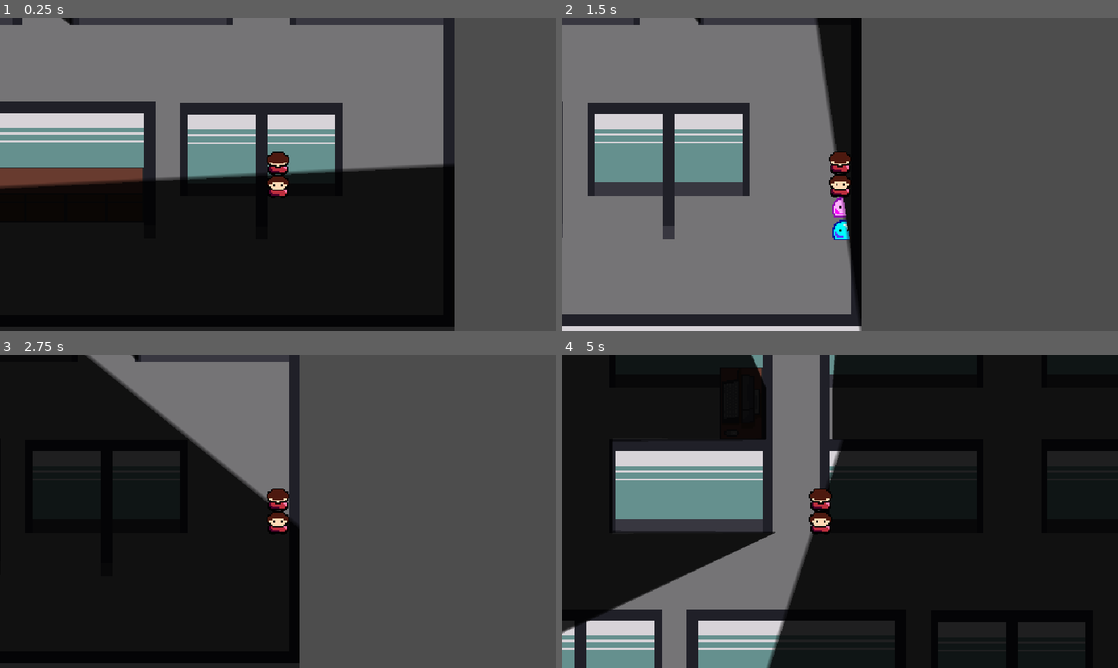
Above: before the commit, frames 1-4 (two rows, left to right).
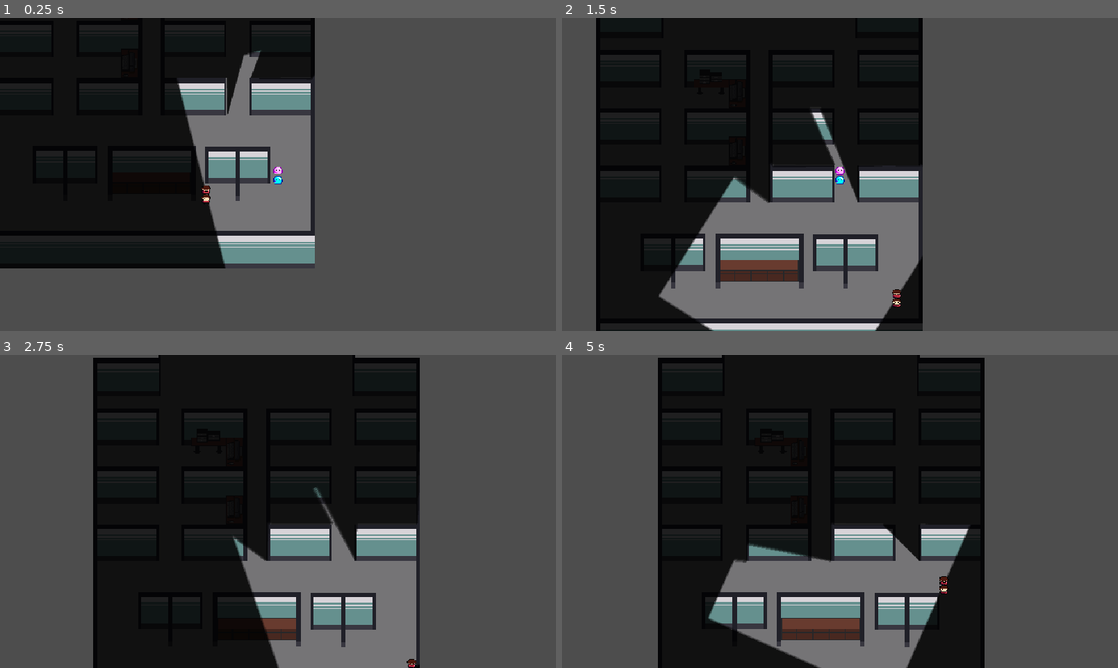
Above: after the commit, the same moments.

Repository: ygda-org/brackeys-26.2
Game: Godot game, scene res://main/main.tscn
Same seed, same stepped clock (60 frames per second), same inputs: the game is played once before the commit and once after it. Sound files missing from this copy of the repository are replaced by a short silence.
Inputs (mouse positions are in pixels of both pictures, inside the frame that each line leads up to):
- Up to frame 1 (0.25 s): no input
- Up to frame 2 (1.5 s): move the mouse to (962, 158) at 0.52 s; hold D (right) 0.53-1.28 s; click (962, 158) at 0.6 s; move the mouse to (728, 190) at 1.27 s; hold S (down) from 1.28 s (still down); click (728, 190) at 1.35 s
- Up to frame 3 (2.75 s): move the mouse to (333, 442) at 2.02 s; release S (down) at 2.03 s; hold D (right) from 2.03 s (still down); click (333, 442) at 2.1 s
- Up to frame 4 (5 s): move the mouse to (812, 574) at 2.77 s; release D (right) at 2.78 s; hold W (up) 2.78-3.53 s; click (812, 574) at 2.85 s; move the mouse to (1006, 558) at 3.52 s; hold A (left) from 3.53 s (still down); click (1006, 558) at 3.6 s; move the mouse to (673, 464) at 4.27 s; click (673, 464) at 4.35 s

The runs differ from the first frame. In frame 1, 68% of the frame differs, in the area x 0-82%, y 0-100%; in frame 2, 52%; in frame 3, 51%; in frame 4, 69%, in the area x 0-100%, y 0-100%.

Commit message:
first bit of nav

Diff:
--- a/employees/employee_character.gd
+++ b/employees/employee_character.gd
@@ -13,6 +13,7 @@
 
 func _ready():
 	GameState.employees_list.append(self)
+	$NavigationAgent2D.target_position = Vector2(-100,-250)
 
 func _physics_process(_delta):
 	if $NavigationAgent2D.is_navigation_finished():
--- a/level.tscn
+++ b/level.tscn
@@ -6,9 +6,6 @@
 cull_mode = 2
 polygon = PackedVector2Array(17, -419, 164, -419, 164, -521, -164, -521, -164, -419, -17, -419, -17, -355, -166, -355,  …(347 unchanged characters)…
 
-[sub_resource type="RectangleShape2D" id="RectangleShape2D_4tfgf"]
-size = Vector2(153, 64)
-
 [sub_resource type="OccluderPolygon2D" id="OccluderPolygon2D_u52ul"]
 cull_mode = 2
 polygon = PackedVector2Array(-129, -211, -16, -211, -16, 53, -129, 53, -129, -11, -23, -11, -23, -47, -129, -47, -129, -111, -23, -111, -23, -147, -129, -147)
@@ -122,7 +119,17 @@
 [sub_resource type="RectangleShape2D" id="RectangleShape2D_jj8p3"]
 size = Vector2(8, 30)
 
-[node name="Level" type="StaticBody2D" unique_id=614229357]
+[sub_resource type="RectangleShape2D" id="RectangleShape2D_4tfgf"]
+size = Vector2(153, 64)
+
+[sub_resource type="NavigationPolygon" id="NavigationPolygon_u52ul"]
+vertices = PackedVector2Array(154, -222, 263, -222, 263, 243, -267, 243, -267, -222, -158, -222, 154, -345, -158, -345)
+polygons = Array[PackedInt32Array]([PackedInt32Array(0, 1, 2, 3), PackedInt32Array(3, 4, 5), PackedInt32Array(0, 3, 5, 6), PackedInt32Array(6, 5, 7)])
+outlines = Array[PackedVector2Array]([PackedVector2Array(-168, -355, 164, -355, 164, -232, 273, -232, 273, 253, -277, 253, -277, -232, -168, -232)])
+parsed_geometry_type = 1
+parsed_collision_mask = 4294967041
+
+[node name="Level" type="Node2D" unique_id=707170212]
 z_index = -1
 
 [node name="ExteriorOccluder" type="LightOccluder2D" parent="." unique_id=1889880130]
@@ -132,156 +139,162 @@
 position = Vector2(-2, 0)
 texture = ExtResource("1_u52ul")
 
-[node name="LeftRoomBoundary" type="CollisionShape2D" parent="OfficeLayout" unique_id=1641346168]
-position = Vector2(-93, -387)
-shape = SubResource("RectangleShape2D_4tfgf")
-
-[node name="RightRoomBoundary" type="CollisionShape2D" parent="OfficeLayout" unique_id=598416931]
-position = Vector2(93.5, -387)
-shape = SubResource("RectangleShape2D_4tfgf")
-
 [node name="CenterLeftOccluder" type="LightOccluder2D" parent="." unique_id=1345590477]
 occluder = SubResource("OccluderPolygon2D_u52ul")
 
 [node name="CenterRightOccluder" type="LightOccluder2D" parent="." unique_id=503856065]
 occluder = SubResource("OccluderPolygon2D_oi3di")
 
-[node name="LeftBoundary1" type="CollisionShape2D" parent="." unique_id=1289879644]
+[node name="Walls" type="StaticBody2D" parent="." unique_id=1582519654]
+
+[node name="LeftBoundary1" type="CollisionShape2D" parent="Walls" unique_id=1289879644]
 position = Vector2(-169, -501.5)
 shape = SubResource("RectangleShape2D_oi3di")
 
-[node name="LeftBoundary2" type="CollisionShape2D" parent="." unique_id=1218684969]
+[node name="LeftBoundary2" type="CollisionShape2D" parent="Walls" unique_id=1218684969]
 position = Vector2(-170, -327)
 shape = SubResource("RectangleShape2D_0b4ue")
 
-[node name="LeftBoundary3" type="CollisionShape2D" parent="." unique_id=1845159507]
+[node name="LeftBoundary3" type="CollisionShape2D" parent="Walls" unique_id=1845159507]
 position = Vector2(-280.5, 9)
 shape = SubResource("RectangleShape2D_f2txt")
 
-[node name="RightBoundary1" type="CollisionShape2D" parent="." unique_id=221067333]
+[node name="RightBoundary1" type="CollisionShape2D" parent="Walls" unique_id=221067333]
 position = Vector2(165, -501.5)
 shape = SubResource("RectangleShape2D_vonw3")
 
-[node name="RightBoundary2" type="CollisionShape2D" parent="." unique_id=1871357975]
+[node name="RightBoundary2" type="CollisionShape2D" parent="Walls" unique_id=1871357975]
 position = Vector2(166, -327)
 shape = SubResource("RectangleShape2D_fgc5p")
 
-[node name="RightBoundary3" type="CollisionShape2D" parent="." unique_id=413801417]
+[node name="RightBoundary3" type="CollisionShape2D" parent="Walls" unique_id=413801417]
 position = Vector2(276.5, 9)
 shape = SubResource("RectangleShape2D_u52ul")
 
-[node name="TopBoundary" type="CollisionShape2D" parent="." unique_id=1383741237]
+[node name="TopBoundary" type="CollisionShape2D" parent="Walls" unique_id=1383741237]
 position = Vector2(-2, -552.5)
 shape = SubResource("RectangleShape2D_xkopx")
 
-[node name="BottomBoundary" type="CollisionShape2D" parent="." unique_id=1416887623]
+[node name="BottomBoundary" type="CollisionShape2D" parent="Walls" unique_id=1416887623]
 position = Vector2(-2, 285)
 shape = SubResource("RectangleShape2D_g3tss")
 
-[node name="Cabinet1" type="CollisionShape2D" parent="." unique_id=956192854]
+[node name="Cabinet1" type="CollisionShape2D" parent="Walls" unique_id=956192854]
 position = Vector2(-148, -506)
 shape = SubResource("RectangleShape2D_6fca4")
 
-[node name="Cabinet2" type="CollisionShape2D" parent="." unique_id=1954821031]
+[node name="Cabinet2" type="CollisionShape2D" parent="Walls" unique_id=1954821031]
 position = Vector2(-116, -511.5)
 shape = SubResource("RectangleShape2D_0fy01")
 
-[node name="TopLeftCubicle" type="CollisionShape2D" parent="." unique_id=1707678484]
+[node name="TopLeftCubicle" type="CollisionShape2D" parent="Walls" unique_id=1707678484]
 position = Vector2(-222.375, -265.5)
 shape = SubResource("RectangleShape2D_1ainy")
 
-[node name="TopRightCubicle" type="CollisionShape2D" parent="." unique_id=1887867158]
+[node name="TopRightCubicle" type="CollisionShape2D" parent="Walls" unique_id=1887867158]
 position = Vector2(218.5025, -265.5)
 shape = SubResource("RectangleShape2D_ud35u")
 
-[node name="LeftCubicle1" type="CollisionShape2D" parent="." unique_id=684334441]
+[node name="LeftCubicle1" type="CollisionShape2D" parent="Walls" unique_id=684334441]
 position = Vector2(-223.9975, -179.0025)
 shape = SubResource("RectangleShape2D_5xq6g")
 
-[node name="LeftCubicle2" type="CollisionShape2D" parent="." unique_id=437271762]
+[node name="LeftCubicle2" type="CollisionShape2D" parent="Walls" unique_id=437271762]
 position = Vector2(-223.9975, -79.0025)
 shape = SubResource("RectangleShape2D_n6hdu")
 
-[node name="LeftCubicle3" type="CollisionShape2D" parent="." unique_id=190343926]
+[node name="LeftCubicle3" type="CollisionShape2D" parent="Walls" unique_id=190343926]
 position = Vector2(-224, 21)
 shape = SubResource("RectangleShape2D_km5ld")
 
-[node name="RightCubicle1" type="CollisionShape2D" parent="." unique_id=649378544]
+[node name="RightCubicle1" type="CollisionShape2D" parent="Walls" unique_id=649378544]
 position = Vector2(220.0025, -179.0025)
 shape = SubResource("RectangleShape2D_i2t4f")
 
-[node name="RightCubicle2" type="CollisionShape2D" parent="." unique_id=691177773]
+[node name="RightCubicle2" type="CollisionShape2D" parent="Walls" unique_id=691177773]
 position = Vector2(220.0025, -79.0025)
 shape = SubResource("RectangleShape2D_8cye3")
 
-[node name="RightCubicle3" type="CollisionShape2D" parent="." unique_id=1866705457]
+[node name="RightCubicle3" type="CollisionShape2D" parent="Walls" unique_id=1866705457]
 position = Vector2(220.0025, 20.997498)
 shape = SubResource("RectangleShape2D_2orkt")
 
-[node name="CenterLeftCubicleWall" type="CollisionShape2D" parent="." unique_id=2144254513]
+[node name="CenterLeftCubicleWall" type="CollisionShape2D" parent="Walls" unique_id=2144254513]
 position = Vector2(-20.5, -79)
 shape = SubResource("RectangleShape2D_aicyk")
 
-[node name="CenterRightCubicleWall" type="CollisionShape2D" parent="." unique_id=578489079]
+[node name="CenterRightCubicleWall" type="CollisionShape2D" parent="Walls" unique_id=578489079]
 position = Vector2(18.5, -79)
 shape = SubResource("RectangleShape2D_y6cx8")
 
-[node name="CenterLeftCubicle1" type="CollisionShape2D" parent="." unique_id=1862468094]
+[node name="CenterLeftCubicle1" type="CollisionShape2D" parent="Walls" unique_id=1862468094]
 position = Vector2(-78, -179)
 shape = SubResource("RectangleShape2D_8b0r0")
 
-[node name="CenterLeftCubicle2" type="CollisionShape2D" parent="." unique_id=35982662]
+[node name="CenterLeftCubicle2" type="CollisionShape2D" parent="Walls" unique_id=35982662]
 position = Vector2(-78, -79)
 shape = SubResource("RectangleShape2D_h6smj")
 
-[node name="CenterLeftCubicle3" type="CollisionShape2D" parent="." unique_id=2107331542]
+[node name="CenterLeftCubicle3" type="CollisionShape2D" parent="Walls" unique_id=2107331542]
 position = Vector2(-78, 21)
 shape = SubResource("RectangleShape2D_v5j5c")
 
-[node name="CenterRightCubicle1" type="CollisionShape2D" parent="." unique_id=1490098305]
+[node name="CenterRightCubicle1" type="CollisionShape2D" parent="Walls" unique_id=1490098305]
 position = Vector2(76, -179)
 shape = SubResource("RectangleShape2D_5pxul")
 
-[node name="CenterRightCubicle2" type="CollisionShape2D" parent="." unique_id=355364320]
+[node name="CenterRightCubicle2" type="CollisionShape2D" parent="Walls" unique_id=355364320]
 position = Vector2(76, -79)
 shape = SubResource("RectangleShape2D_fedht")
 
-[node name="CenterRightCubicle3" type="CollisionShape2D" parent="." unique_id=345733644]
+[node name="CenterRightCubicle3" type="CollisionShape2D" parent="Walls" unique_id=345733644]
 position = Vector2(76, 21)
 shape = SubResource("RectangleShape2D_eubwq")
 
-[node name="Desk1" type="CollisionShape2D" parent="." unique_id=897523750]
+[node name="Desk1" type="CollisionShape2D" parent="Walls" unique_id=897523750]
 position = Vector2(-40, -129)
 shape = SubResource("RectangleShape2D_4c15r")
 
-[node name="Desk2" type="CollisionShape2D" parent="." unique_id=376184801]
+[node name="Desk2" type="CollisionShape2D" parent="Walls" unique_id=376184801]
 position = Vector2(-40, -29)
 shape = SubResource("RectangleShape2D_xvnaw")
 
-[node name="SeatLeftWall" type="CollisionShape2D" parent="." unique_id=228590455]
+[node name="SeatLeftWall" type="CollisionShape2D" parent="Walls" unique_id=228590455]
 position = Vector2(-74, 153)
 shape = SubResource("RectangleShape2D_ait7k")
 
-[node name="SeatRightWall" type="CollisionShape2D" parent="." unique_id=1925730659]
+[node name="SeatRightWall" type="CollisionShape2D" parent="Walls" unique_id=1925730659]
 position = Vector2(70, 153)
 shape = SubResource("RectangleShape2D_lyskc")
 
-[node name="Seat" type="CollisionShape2D" parent="." unique_id=957395431]
+[node name="Seat" type="CollisionShape2D" parent="Walls" unique_id=957395431]
 position = Vector2(-2, 147.5)
 shape = SubResource("RectangleShape2D_ef5sy")
 
-[node name="LeftThingWall" type="CollisionShape2D" parent="." unique_id=492420021]
+[node name="LeftThingWall" type="CollisionShape2D" parent="Walls" unique_id=492420021]
 position = Vector2(-151, 138)
 shape = SubResource("RectangleShape2D_42xju")
 
-[node name="LeftThingThing" type="CollisionShape2D" parent="." unique_id=1724396236]
+[node name="LeftThingThing" type="CollisionShape2D" parent="Walls" unique_id=1724396236]
 position = Vector2(-151, 185)
 shape = SubResource("RectangleShape2D_v7sqt")
 
-[node name="RightThingWall" type="CollisionShape2D" parent="." unique_id=1455830052]
+[node name="RightThingWall" type="CollisionShape2D" parent="Walls" unique_id=1455830052]
 position = Vector2(147, 139)
 shape = SubResource("RectangleShape2D_dc3b2")
 
-[node name="RightThingThing" type="CollisionShape2D" parent="." unique_id=1688206495]
+[node name="RightThingThing" type="CollisionShape2D" parent="Walls" unique_id=1688206495]
 position = Vector2(147, 186)
 shape = SubResource("RectangleShape2D_jj8p3")
+
+[node name="LeftRoomBoundary" type="CollisionShape2D" parent="Walls" unique_id=1641346168]
+position = Vector2(-95, -387)
+shape = SubResource("RectangleShape2D_4tfgf")
+
+[node name="RightRoomBoundary" type="CollisionShape2D" parent="Walls" unique_id=598416931]
+position = Vector2(91.5, -387)
+shape = SubResource("RectangleShape2D_4tfgf")
+
+[node name="NPCNavRegion" type="NavigationRegion2D" parent="." unique_id=1718504740]
+visible = false
+navigation_polygon = SubResource("NavigationPolygon_u52ul")
--- a/main/main.tscn
+++ b/main/main.tscn
@@ -4,23 +4,20 @@
 [ext_resource type="PackedScene" uid="uid://bk6x32oppt138" path="res://player/player.tscn" id="3_xwkvk"]
 [ext_resource type="PackedScene" uid="uid://cmbb1fu0dvb01" path="res://employees/employee_character.tscn" id="4_c651c"]
 
-[sub_resource type="NavigationPolygon" id="NavigationPolygon_c651c"]
-vertices = PackedVector2Array(271.32813, 77, 275.64844, 207.57813, 268.60938, 207.28906, 237.72656, 99.703125, 31.46875, 77, 31.59375, 79.88281)
-polygons = Array[PackedInt32Array]([PackedInt32Array(0, 1, 2, 3), PackedInt32Array(4, 0, 3, 5)])
-outlines = Array[PackedVector2Array]([PackedVector2Array(21, 67, 281, 67, 286, 218, 261, 217, 230, 109, 22, 89)])
-
 [node name="Main" type="Node2D" unique_id=1068375960]
 
+[node name="EmployeeCharacter" parent="." unique_id=1144723912 instance=ExtResource("4_c651c")]
+position = Vector2(245, 192)
+
+[node name="Camera2D" type="Camera2D" parent="EmployeeCharacter" unique_id=1834467348]
+
 [node name="Player" parent="." unique_id=1482995803 instance=ExtResource("3_xwkvk")]
-position = Vector2(158, 144)
+position = Vector2(92, 190)
 
 [node name="CanvasModulate" type="CanvasModulate" parent="." unique_id=216632159]
 color = Color(0.17211533, 0.1721153, 0.1721153, 1)
 
-[node name="EmployeeCharacter" parent="." unique_id=1144723912 instance=ExtResource("4_c651c")]
-position = Vector2(268, 186)
+[node name="Level" parent="." unique_id=1190401393 instance=ExtResource("3_c651c")]
 
-[node name="NavigationRegion2D" type="NavigationRegion2D" parent="." unique_id=978754185]
-navigation_polygon = SubResource("NavigationPolygon_c651c")
-
-[node name="Level" parent="." unique_id=1190401393 instance=ExtResource("3_c651c")]
+[node name="DirectionalLight2D" type="DirectionalLight2D" parent="." unique_id=1931662998]
+editor_only = true
